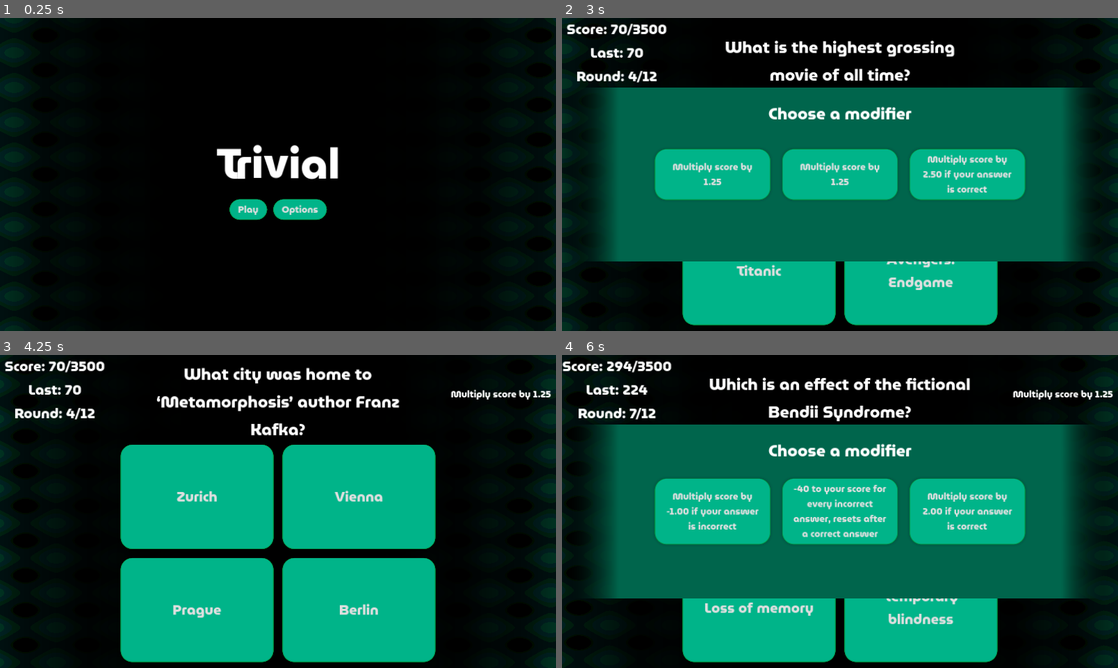
Above: before the commit, frames 1-4 (two rows, left to right).
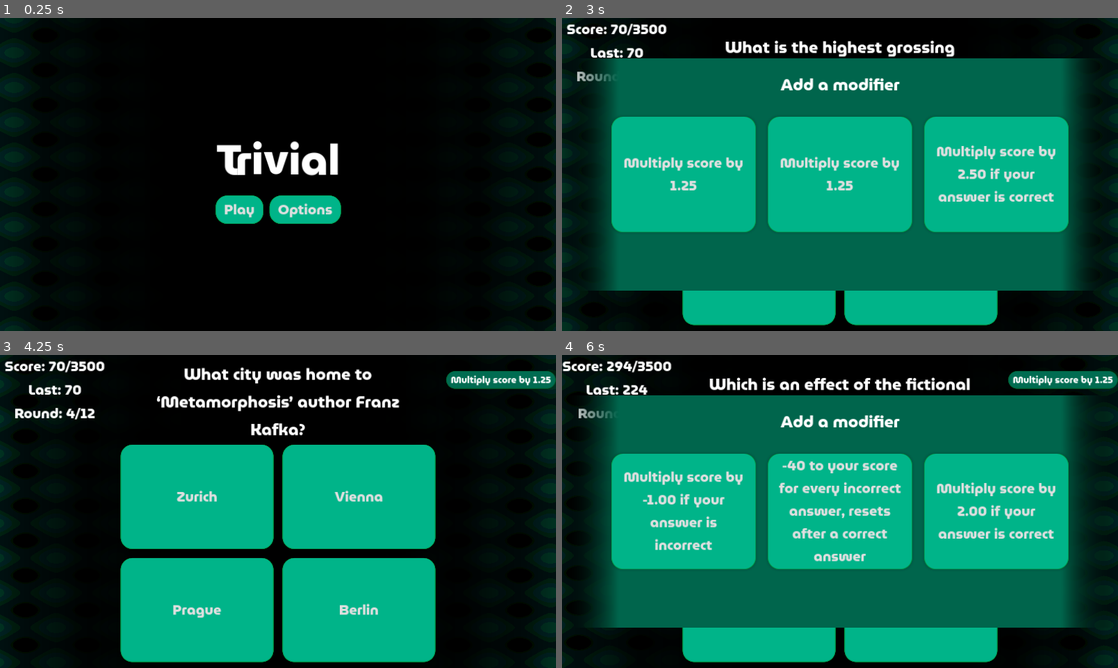
Above: after the commit, the same moments.

Repository: jocelyndb/Trivial
Game: Godot game, scene res://scenes/main_menu.tscn
Two runs of this game, one before a commit and one after it. Both use one fixed random seed, a clock stepped at 60 frames per second and the inputs below.
Inputs:
- Up to frame 1 (0.25 s): no input
- Up to frame 2 (3 s): click "Play" at 0.5 s; click "Times New Roman" at 1.25 s; click "Papua New Guinea" at 2 s; click "Avatar" at 2.75 s
- Up to frame 3 (4.25 s): click "Multiply score by 1.25" at 3.5 s
- Up to frame 4 (6 s): click "Zurich" at 4.25 s; click "Chlorophyll" at 5 s; click "Loss of emotional control" at 5.75 s

The runs differ from the first frame. In frame 1, 2.1% of the frame differs, in the area x 38-62%, y 39-66%; in frame 2, 40%; in frame 3, 1.4%; in frame 4, 40%, in the area x 3-100%, y 5-88%.
Error in both runs: Invalid access to property or key 'results' on a base object of type 'Nil'. (res://scripts/questions/questions_api.gd:38)

Commit message:
Improved look of modifiers in preparation for dragability, fixed ambiguous local question

Diff:
--- a/resources/questions.json
+++ b/resources/questions.json
@@ -33,7 +33,7 @@
 		}
 	},
 	{
-		"question": "Which compound is responsible for blue-coloured plants?",
+		"question": "Which compound is responsible for red-coloured plants?",
 		"subject": "general",
 		"difficulty": 3,
 		"options": {
--- /dev/null
+++ b/resources/theme/buttons/box_style_disabled.tres
@@ -0,0 +1,20 @@
+[gd_resource type="StyleBoxFlat" format=3 uid="uid://bupn8ho5hd3fc"]
+
+[resource]
+content_margin_left = 15.0
+content_margin_top = 5.0
+content_margin_right = 15.0
+content_margin_bottom = 5.0
+bg_color = Color(2.64719e-07, 0.423076, 0.317125, 1)
+border_width_left = 4
+border_width_top = 2
+border_width_right = 4
+border_width_bottom = 4
+border_color = Color(9.20501e-07, 0.323657, 0.128567, 1)
+border_blend = true
+corner_radius_top_left = 40
+corner_radius_top_right = 40
+corner_radius_bottom_right = 40
+corner_radius_bottom_left = 40
+corner_detail = 18
+shadow_color = Color(0, 0, 0, 0.0862745)
--- a/resources/theme/trivial_theme.tres
+++ b/resources/theme/trivial_theme.tres
@@ -1,15 +1,9 @@
-[gd_resource type="Theme" load_steps=11 format=3 uid="uid://c8yoiu12pcmvw"]
+[gd_resource type="Theme" load_steps=10 format=3 uid="uid://c8yoiu12pcmvw"]
 
 [ext_resource type="FontVariation" uid="uid://ckuhcockq3tcl" path="res://resources/theme/bold_font.tres" id="1_ty0rm"]
 [ext_resource type="StyleBox" uid="uid://cqmin5tw3ahkv" path="res://resources/theme/buttons/box_style.tres" id="2_0rcmk"]
+[ext_resource type="StyleBox" uid="uid://bupn8ho5hd3fc" path="res://resources/theme/buttons/box_style_disabled.tres" id="2_n1utx"]
 [ext_resource type="StyleBox" uid="uid://dusmws5g3coka" path="res://resources/theme/buttons/box_style_hover.tres" id="2_rqihi"]
-[ext_resource type="StyleBox" uid="uid://day5by2ylnbh2" path="res://resources/theme/buttons/box_style_pressed.tres" id="4_cwbog"]
-
-[sub_resource type="StyleBoxFlat" id="StyleBoxFlat_0sevs"]
-content_margin_left = 30.0
-content_margin_top = 10.0
-content_margin_right = 30.0
-content_margin_bottom = 10.0
 
 [sub_resource type="StyleBoxEmpty" id="StyleBoxEmpty_ogila"]
 
@@ -27,14 +21,15 @@
 [resource]
 AnswerButton/base_type = &"Button"
 AnswerButton/font_sizes/font_size = 48
-Button/font_sizes/font_size = 32
+Button/colors/font_disabled_color = Color(1, 1, 1, 1)
+Button/font_sizes/font_size = 48
 Button/fonts/font = ExtResource("1_ty0rm")
-Button/styles/disabled = SubResource("StyleBoxFlat_0sevs")
+Button/styles/disabled = ExtResource("2_n1utx")
 Button/styles/focus = SubResource("StyleBoxEmpty_ogila")
 Button/styles/hover = ExtResource("2_rqihi")
 Button/styles/hover_pressed = SubResource("StyleBoxTexture_35cd0")
 Button/styles/normal = ExtResource("2_0rcmk")
-Button/styles/pressed = ExtResource("4_cwbog")
+Button/styles/pressed = ExtResource("2_n1utx")
 GridContainer/constants/h_separation = 30
 GridContainer/constants/v_separation = 30
 HBoxContainer/constants/separation = 16
--- a/scenes/labeled_slider.tscn
+++ b/scenes/labeled_slider.tscn
@@ -5,17 +5,16 @@
 [ext_resource type="Script" path="res://scripts/labeled_slider.gd" id="2_nhxvq"]
 
 [node name="LabeledSlider" type="HBoxContainer"]
-anchors_preset = 8
-anchor_left = 0.5
+custom_minimum_size = Vector2(800, 0)
+anchors_preset = 14
 anchor_top = 0.5
-anchor_right = 0.5
+anchor_right = 1.0
 anchor_bottom = 0.5
-offset_left = -108.0
 offset_top = -45.0
-offset_right = 108.0
 offset_bottom = 45.0
 grow_horizontal = 2
 grow_vertical = 2
+size_flags_horizontal = 3
 theme = ExtResource("1_txyjg")
 script = ExtResource("2_nhxvq")
 text = "test"
@@ -27,7 +26,7 @@
 
 [node name="VolumeSlider" type="HSlider" parent="."]
 layout_mode = 2
-size_flags_horizontal = 4
+size_flags_horizontal = 3
 size_flags_vertical = 4
 max_value = 1.0
 step = 0.01
--- a/scenes/options_menu.tscn
+++ b/scenes/options_menu.tscn
@@ -1,8 +1,9 @@
-[gd_scene load_steps=7 format=3 uid="uid://drhsvebvknql8"]
+[gd_scene load_steps=8 format=3 uid="uid://drhsvebvknql8"]
 
 [ext_resource type="Script" path="res://scripts/volume_slider.gd" id="1_8045e"]
 [ext_resource type="PackedScene" uid="uid://bovjr85fwn77x" path="res://scenes/scene_button.tscn" id="1_ko2s8"]
 [ext_resource type="Shader" path="res://resources/theme/shaders/trivia_bg.gdshader" id="1_vv0n5"]
+[ext_resource type="PackedScene" uid="uid://cmgimm5h6ym7k" path="res://scenes/labeled_slider.tscn" id="2_7pc3j"]
 [ext_resource type="Script" path="res://scenes/info_label.gd" id="3_xpllv"]
 
 [sub_resource type="ShaderMaterial" id="ShaderMaterial_k7vfr"]
@@ -43,6 +44,11 @@
 grow_horizontal = 2
 grow_vertical = 2
 theme_override_constants/separation = 50
+
+[node name="Vol" parent="VBoxContainer" instance=ExtResource("2_7pc3j")]
+layout_mode = 2
+text = "Music"
+audioBusName = "Music"
 
 [node name="VolumeSlider" type="HSlider" parent="VBoxContainer"]
 layout_mode = 2
--- a/scenes/trivia.tscn
+++ b/scenes/trivia.tscn
@@ -97,7 +97,7 @@
 
 [node name="UpgradesBG" type="TextureRect" parent="."]
 visible = false
-custom_minimum_size = Vector2(0, 600)
+custom_minimum_size = Vector2(0, 800)
 layout_mode = 1
 anchors_preset = 14
 anchor_top = 0.5
@@ -120,7 +120,7 @@
 offset_right = 255.0
 offset_bottom = 134.0
 grow_horizontal = 2
-text = "Choose a modifier"
+text = "Add a modifier"
 horizontal_alignment = 1
 vertical_alignment = 1
 
--- a/scripts/labeled_slider.gd
+++ b/scripts/labeled_slider.gd
@@ -1,13 +1,13 @@
 extends HBoxContainer
 
 @export var text: String
+@export var audioBusName = "Master"
+
+@onready var bus = AudioServer.get_bus_index(audioBusName)
 
 # Called when the node enters the scene tree for the first time.
 func _ready() -> void:
-	$Label.text = text
+	#$Label.text = text
+	$VolumeSlider.bus = bus
+	$VolumeSlider.value = db_to_linear(AudioServer.get_bus_volume_db(bus))
 	pass # Replace with function body.
-
-
-# Called every frame. 'delta' is the elapsed time since the previous frame.
-func _process(delta: float) -> void:
-	pass
--- a/scripts/modifiers/mult/modifier_streak_mult.gd
+++ b/scripts/modifiers/mult/modifier_streak_mult.gd
@@ -68,8 +68,8 @@
 func ifIncorrectMult() -> void:
 	streakCondition = func (score: int, correct: bool, difficulty: int, subject: String):
 		multiplier = 0
-		return correct
-	streakIncrease = [-1,-2,-1.5].pick_random()
+		return not correct
+	streakIncrease = -1.0 * [1.0,2.0,1.5].pick_random()
 	choiceText = "Multiply score by -%.2f if your answer is incorrect" % multiplier
 
 func multRandom() -> void:
--- a/scripts/trivia.gd
+++ b/scripts/trivia.gd
@@ -114,7 +114,14 @@
 func modifier_selected(modifier: Modifier) -> void:
 	modifiers.append(modifier)
 	$UpgradesMenu.hide()
-	$HBoxContainer/Modifiers/Modifiers.text = $HBoxContainer/Modifiers/Modifiers.text + "\n\n" + modifier.choiceText
+	var modifierCard: Button = Button.new()
+	modifierCard.autowrap_mode = TextServer.AUTOWRAP_WORD
+	modifierCard.disabled = true
+	modifierCard.text = modifier.choiceText
+	modifierCard.add_theme_font_size_override("font_size", 32)
+	$HBoxContainer/Modifiers.add_child(modifierCard)
+
+	#$HBoxContainer/Modifiers/Modifiers.text = $HBoxContainer/Modifiers/Modifiers.text + "\n\n" + modifier.choiceText
 	#for m in modifiers:
 		#print(m.choiceText)
 	setNextQuestion()
--- a/scripts/upgrades_menu.gd
+++ b/scripts/upgrades_menu.gd
@@ -25,19 +25,20 @@
 			child.queue_free()
 	for i in 3:
 		print("Generating upgrade")
-		var testLabel = Button.new()
-		testLabel.autowrap_mode = TextServer.AUTOWRAP_WORD
-		testLabel.custom_minimum_size.x = 400
+		var upgradeButton = Button.new()
+		upgradeButton.autowrap_mode = TextServer.AUTOWRAP_WORD
+		upgradeButton.custom_minimum_size.x = 500
+		upgradeButton.custom_minimum_size.y = 400
 		var modifier: Modifier = generateModifier()
-		testLabel.add_child(modifier)
+		upgradeButton.add_child(modifier)
 		print(modifier.choiceText)
-		testLabel.text = modifier.choiceText
-		testLabel.pressed.connect(
+		upgradeButton.text = modifier.choiceText
+		upgradeButton.pressed.connect(
 			func ():
-				testLabel.remove_child(modifier)
+				upgradeButton.remove_child(modifier)
 				modifierSelected.emit(modifier)
 				)
-		add_child(testLabel)
+		add_child(upgradeButton)
 	print("Generated all upgrades")
 
 func generateModifier() -> Modifier:
Not shown, added: builds/web/debug 3.zip
Not shown, added: builds/web/debug 4.zip
Not shown, changed: builds/web/debug/index.html
Not shown, changed: builds/web/debug/index.pck
